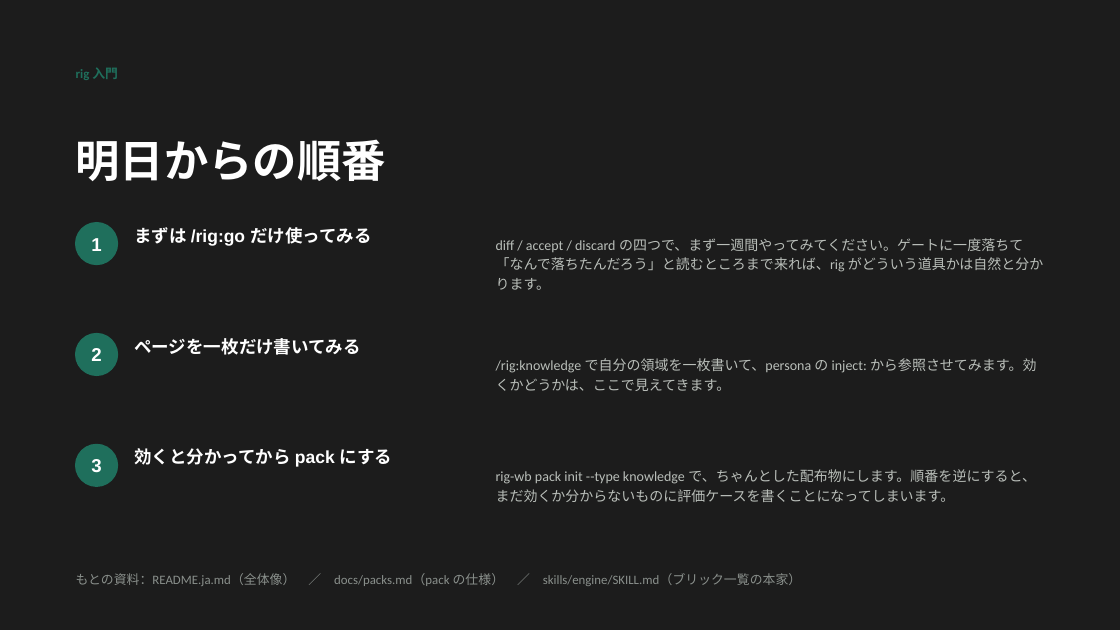
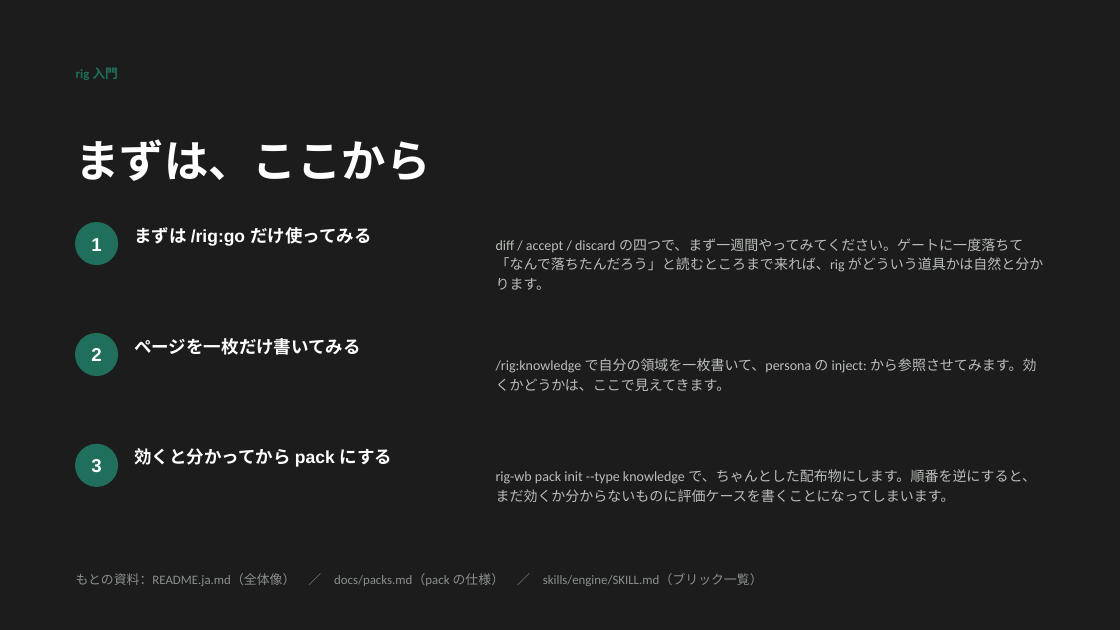
Before and after one commit to itoh-shun/rig, a slide deck: slide 31 of docs/onboarding/rig-intro.ja.pptx. Drawn at 1120x630 pixels with LibreOffice and Linux fonts; fonts in the diff are those of the drawing. Boxes give left, top, right and bottom in pixels: in the first picture for what was removed or moved away, otherwise in the second. Text is boxed around its words. In the diff, an @@ line names an element or a change of style, - is before the commit and + after.

```diff
--- a/docs/onboarding/rig-intro.ja.pptx
+++ b/docs/onboarding/rig-intro.ja.pptx
@@ text at (76,139,431,181): text changed @@
-明日からの順番
+まずは、ここから
@@ text at (76,573,763,586): text changed @@
-もとの資料：README.ja.md（全体像） ／ docs/packs.md（pack の仕様） ／ skills/engine/SKILL.md（ブリック一覧の本家）
+もとの資料：README.ja.md（全体像） ／ docs/packs.md（pack の仕様） ／ skills/engine/SKILL.md（ブリック一覧）
```
Also in this commit, not shown: 27 other slides changed, 6 other files.
